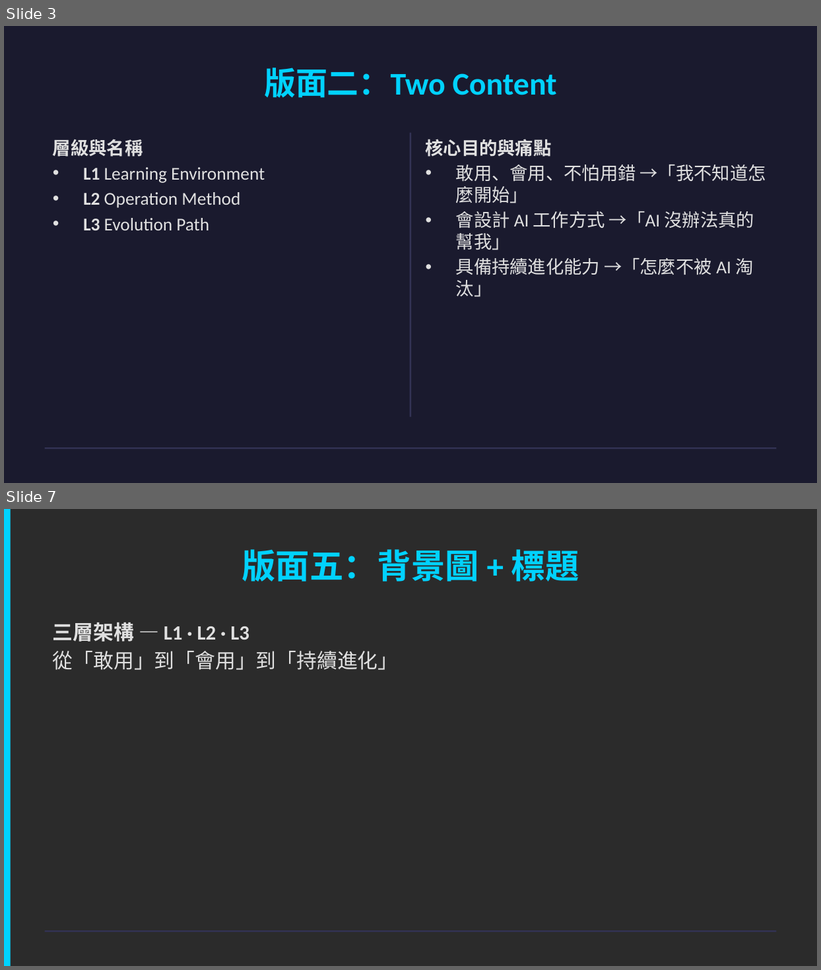
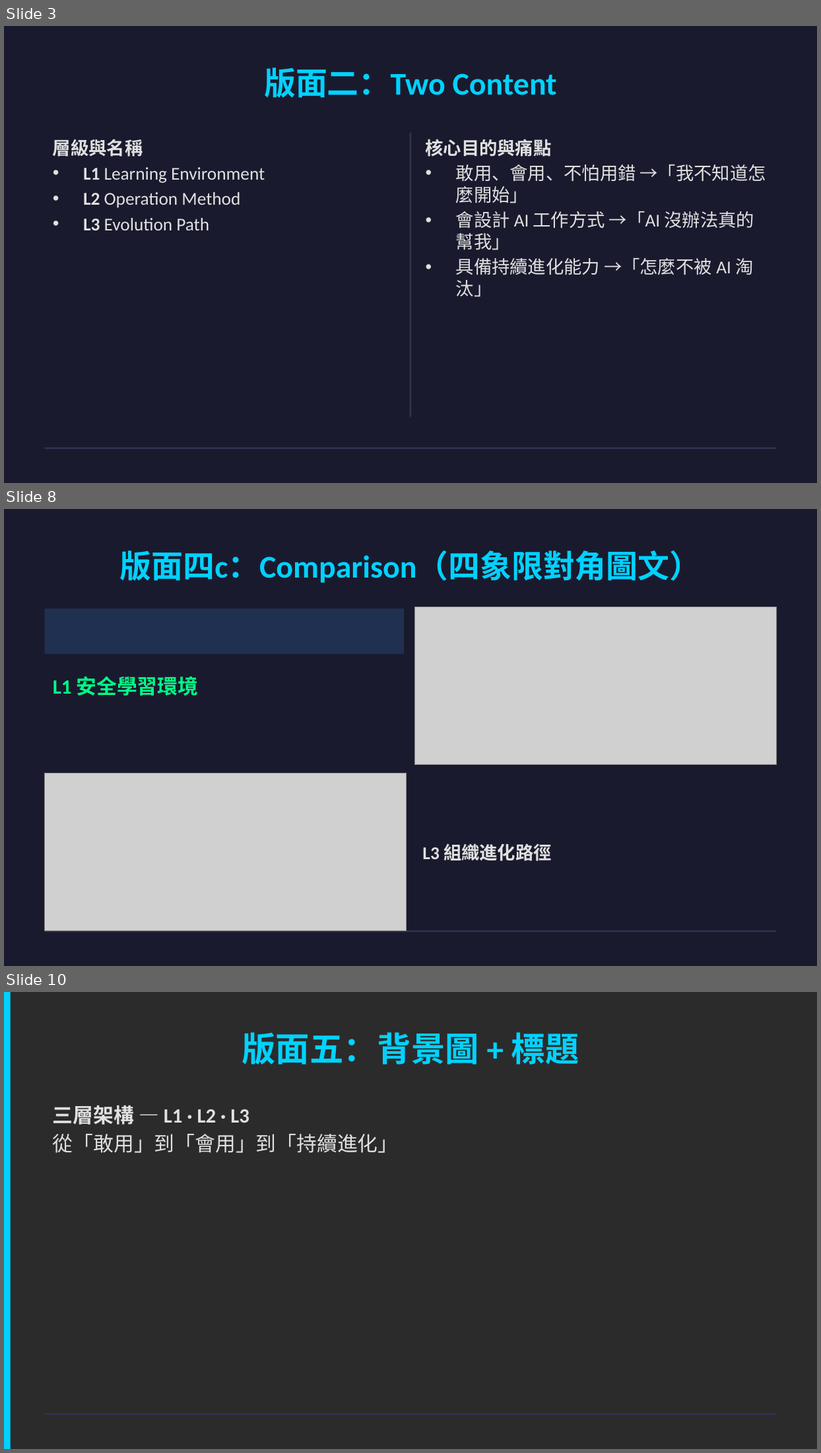
Before and after one commit to ai-cooperation/cooperation.tw, a slide deck: assets/demos/demo-layouts.pptx. Shown one above the other, each under a label of ours: slides 3 and 7 before the commit, slides 3, 8 and 10 after it; the slides between them are not shown. The pictures are 821x970 and 821x1453 pixels, drawn with LibreOffice and Linux fonts; fonts in the diff are those of the drawing; grey boxes stand for pictures; background and template pictures are left out; a plain dark background stands for a picture behind light text. Boxes give left, top, right and bottom in pixels: in the first picture for what was removed or moved away, otherwise in the second. Text is boxed around its words. In the diff, an @@ line names an element or a change of style, - is before the commit and + after.

```diff
--- a/assets/demos/demo-layouts.pptx
+++ b/assets/demos/demo-layouts.pptx
@@ slide 8 added at (x1=4, y1=509, x2=817, y2=966), background #1A1A2E; not listed: 1 template element that a slide beside it also shows @@
@@ title added at (x1=120, y1=551, x2=701, y2=583), 28 pt, text #00D2FF, bold @@
+版面四c：Comparison（四象限對角圖文）
@@ picture added at (x1=415, y1=607, x2=776, y2=765) @@
@@ rectangle added at (x1=45, y1=608, x2=404, y2=654), fill #203050 @@
@@ rectangle added at (x1=417, y1=608, x2=776, y2=654), fill #203050 @@
@@ text added at (x1=53, y1=676, x2=199, y2=696), 18 pt, text #00FF88, bold @@
+L1 安全學習環境
@@ picture added at (x1=45, y1=773, x2=407, y2=932) @@
@@ text added at (x1=422, y1=844, x2=552, y2=861), 16 pt, text #E0E0E0, bold @@
+L3 組織進化路徑
@@ what was slide 7 is now slide 10 @@
```
Also in this commit, not shown: 4 slides changed, 2 other slides added, 10 other files.
